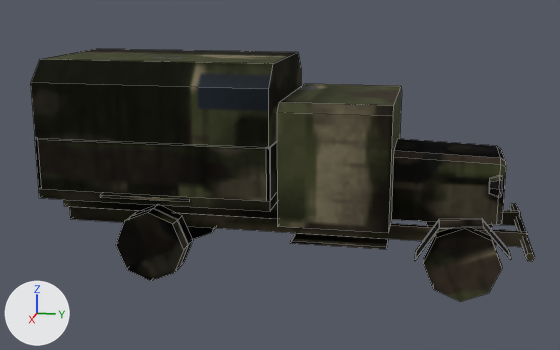
A saved change to the Blender file models/PF621L/PF621L_LOW.blend.
Before and after are seen from a 50 mm lens placed at (9.32, 1.75, 3.48), pointed at (0.05, -0.1, 1.16). Every picture has the same lights, and +X, +Y and +Z are marked at lower left. The older version comes first. Mesh edges are drawn as thin lines.

Objects in the first picture: 'Chassis', 'Roue_02', 'Roue_Droite_01' and 1 more.
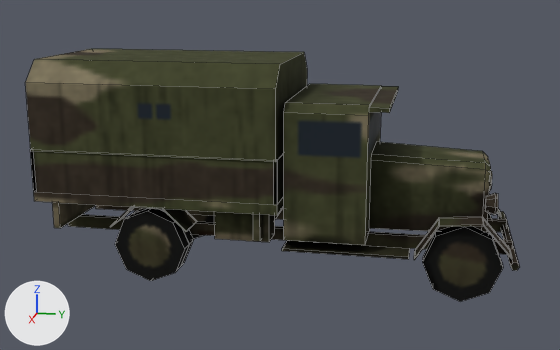
Changed parts and their boxes [x1, y1, x2, y2] in the pictures (560 x 350 px; the box of a moved part takes in the faces that stretch with it):
'Chassis', reshaped: before [31, 49, 535, 261]; after [25, 49, 519, 271]
'Roue_02', moved: before [116, 205, 215, 281]; after [115, 208, 214, 281]
'Roue_Droite_01', moved: before [423, 228, 502, 301]; after [422, 226, 503, 301]
part 1 of me_chassis, added: after [96, 205, 507, 232]
part 2 of me_chassis, added: after [68, 214, 513, 254]
part 3 of me_chassis, moved or reshaped: before [277, 84, 402, 233]; after [284, 84, 381, 245]
part 4 of me_chassis, added: after [369, 86, 399, 113]
part 5 of me_chassis, added: after [34, 192, 284, 215]
part 6 of me_chassis, added: after [253, 206, 284, 241]
part 7 of me_chassis, added: after [52, 202, 96, 228]
part 8 of me_chassis, added: after [31, 151, 278, 205]
part 9 of me_chassis, added: after [30, 149, 37, 192]
part 10 of me_chassis, added: after [274, 152, 284, 204]
part 11 of me_chassis, moved or reshaped: before [414, 218, 511, 261]; after [414, 217, 512, 260]
part 12 of me_chassis, added: after [282, 240, 410, 259]
part 13 of me_chassis, added: after [214, 212, 275, 242]
part 14 of me_chassis, moved or reshaped: before [510, 204, 535, 261]; after [497, 212, 519, 271]
part 15 of me_chassis, moved or reshaped: before [489, 175, 502, 197]; after [485, 193, 498, 215]
part 16 of me_chassis, rebuilt (7% wider): before [392, 139, 506, 225]; after [369, 142, 491, 232]
part 17 of me_chassis, rebuilt (13% taller): before [31, 49, 301, 149]; after [25, 49, 307, 162]
part 18 of me_chassis, added: after [110, 207, 197, 232]
part 19 of me_chassis, deleted: before [35, 140, 388, 249]
part 20 of me_chassis, deleted: before [39, 189, 528, 247]

The change, as a diff of the scene's bpy script:
```diff
--- a/models/PF621L/PF621L_LOW.blend.py
+++ b/models/PF621L/PF621L_LOW.blend.py
@@ me_chassis @@
 # used by ob_chassis; location = (0.0, 0.0, 0.0)
-me_chassis.from_pydata(...)  # 238 vertices, 172 faces; spans x -1.06..1.06, y -2.86..2.89, z 0.48..2.62
+me_chassis.from_pydata(...)  # 282 vertices, 200 faces; spans x -1.04..1.04, y -2.93..2.74, z 0.45..2.62
+# me_chassis part 1: a new loose piece, a box spanning x -0.46..-0.38, y -2.805..2.715, z 0.45..0.6, in mat_m_tk
+# me_chassis part 2: a new loose piece, a box spanning x 0.38..0.46, y -2.805..2.715, z 0.45..0.6, in mat_m_tk
+# me_chassis part 3: the loose piece of 12 vertices spanning x -0.96..0.96, y 0.05..1.32, z 0.78..2.2 is scaled about its middle by (1, 0.74, 1.12), then moved by (0.0, -0.1, -0.08)
+# me_chassis part 4: a new loose piece, a box spanning x -0.93..0.93, y 1.06..1.28, z 2.135..2.185, in mat_m_tk
+# me_chassis part 5: a new loose piece, a box spanning x -1.03..1.03, y -2.93..0.06, z 0.94..1.06, in mat_m_tk
+# me_chassis part 6: a new loose piece, a box spanning x -0.985..0.985, y -0.23..-0.15, z 0.6..0.94, in mat_m_tk
+# me_chassis part 7: a new loose piece, a box spanning x -0.985..0.985, y -2.72..-2.64, z 0.6..0.94, in mat_m_tk
+# me_chassis part 8: a new loose piece, a box spanning x 0.995..1.035, y -2.93..0.06, z 1.06..1.58, in mat_m_tk
+# me_chassis part 9: a new loose piece, a box spanning x -1.035..1.035, y -2.93..-2.89, z 1.06..1.58, in mat_m_tk
+# me_chassis part 10: a new loose piece, a box spanning x -1.035..1.035, y 0.02..0.06, z 1.06..1.58, in mat_m_tk
+# me_chassis part 11: the loose piece of 16 vertices spanning x 0.64..0.96, y 1.61..2.65, z 0.48..0.92 is moved by (0.0, 0.0, 0.02)
+# me_chassis part 12: a new loose piece, a box spanning x 0.65..0.95, y 0.1..1.55, z 0.485..0.515, in mat_m_tk
+# me_chassis part 13: a new loose piece, a box spanning x 0.54..0.86, y -0.73..-0.07, z 0.55..0.93, in mat_m_tk
+# me_chassis part 14: the loose piece of 12 vertices spanning x -1.0..1.0, y 2.79..2.89, z 0.58..0.66 is moved by (0.0, -0.15, -0.12)
+# me_chassis part 15: the loose piece of 24 vertices spanning x 0.42..0.68, y 2.4..2.53, z 1.15..1.41 is moved by (0.0, -0.03, -0.21)
+# me_chassis part 16: the loose piece of 18 vertices spanning x -0.44..0.44, y 1.32..2.58, z 0.78..1.6 is rebuilt with 18 vertices and now spans x -0.44..0.44, y 1.06..2.42, z 0.66..1.55
+# me_chassis part 17: the loose piece of 12 vertices spanning x -1.04..1.04, y -2.85..-0.03, z 1.7..2.62 is rebuilt with 12 vertices and now spans x -1.04..1.04, y -2.92..0.05, z 1.56..2.62
+# me_chassis part 18: a new loose piece of 16 vertices spanning x 0.58..1.0, y -1.99..-1.03, z 0.66..0.93, in mat_m_tk
+# me_chassis part 19: 8 loose pieces with 64 vertices, spanning x -1.06..1.06, y -2.86..1.3, z 0.58..1.72, are deleted
+# me_chassis part 20: 40 vertices removed from x -1.03..1.03, y -2.86..2.87, z 0.55..1.1
+# other edits to the shape of me_chassis do not show in these pictures
 me_chassis.materials.append(mat_m_tk)
@@ ob_roue_droite_01 @@
 ob_roue_droite_01 = bpy.data.objects.new('Roue_Droite_01', me_roue_droite_01)
-ob_roue_droite_01.location = (0.8, 2.14, 0.43)
+ob_roue_droite_01.location = (0.8, 2.14, 0.44)
@@ ob_roue_02 @@
 ob_roue_02 = bpy.data.objects.new('Roue_02', me_roue_02)
-ob_roue_02.location = (0.0, -1.51, 0.43)
+ob_roue_02.location = (0.0, -1.51, 0.44)
```
